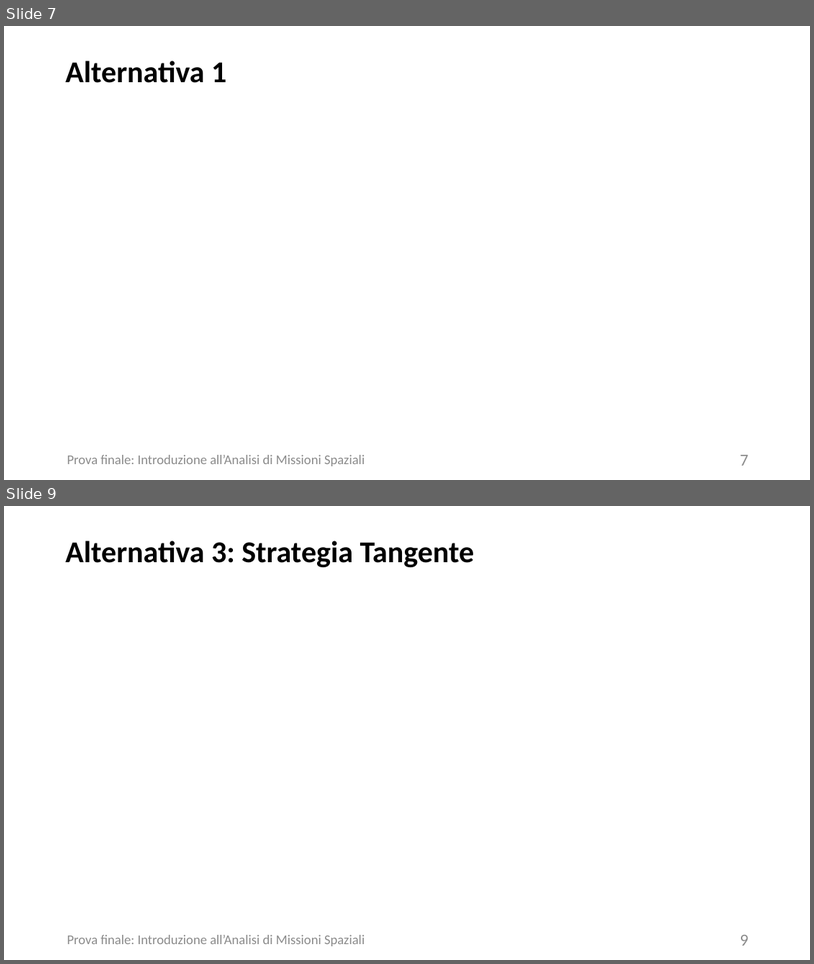
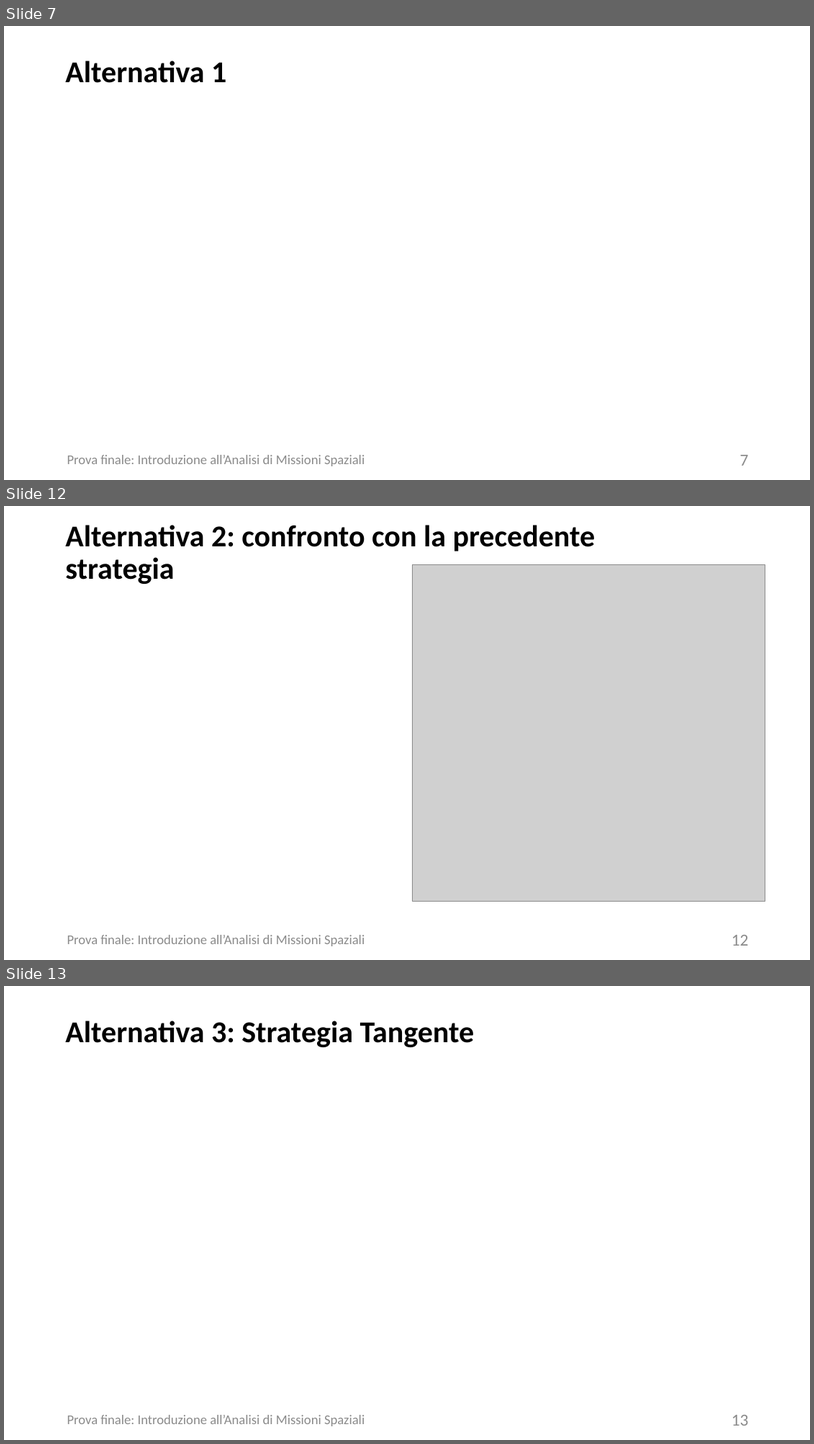
Before and after one commit to turcualexd/IAMS-progetto, a slide deck: Modelli relazione/Power C13.pptx. Shown one above the other, each under a label of ours: slides 7 and 9 before the commit, slides 7, 12 and 13 after it; the slides between them are not shown. The pictures are 814x964 and 814x1444 pixels, drawn with LibreOffice and Linux fonts; fonts in the diff are those of the drawing; grey boxes stand for pictures. Boxes give left, top, right and bottom in pixels: in the first picture for what was removed or moved away, otherwise in the second. Text is boxed around its words. In the diff, an @@ line names an element or a change of style, - is before the commit and + after.

```diff
--- a/Modelli relazione/Power C13.pptx
+++ b/Modelli relazione/Power C13.pptx
@@ slide 12 added at box(4, 506, 810, 960), background #FFFFFF @@
@@ title added at box(65, 525, 596, 584), 36 pt, text #000000, bold @@
+Alternativa 2: confronto con la precedente strategia
@@ picture added at box(412, 565, 766, 901) @@
@@ text added at box(67, 934, 365, 946), 16 pt, text #8C8C8C @@
+Prova finale: Introduzione all’Analisi di Missioni Spaziali
@@ page number added at box(732, 934, 749, 945), 20 pt, text #8C8C8C @@
+12
@@ what was slide 9 is now slide 13 @@
@@ page number at box(732, 1414, 749, 1425): text changed @@
-9
+13
```
Also in this commit, not shown: 1 slide changed, 3 other slides added, 3 other files.
